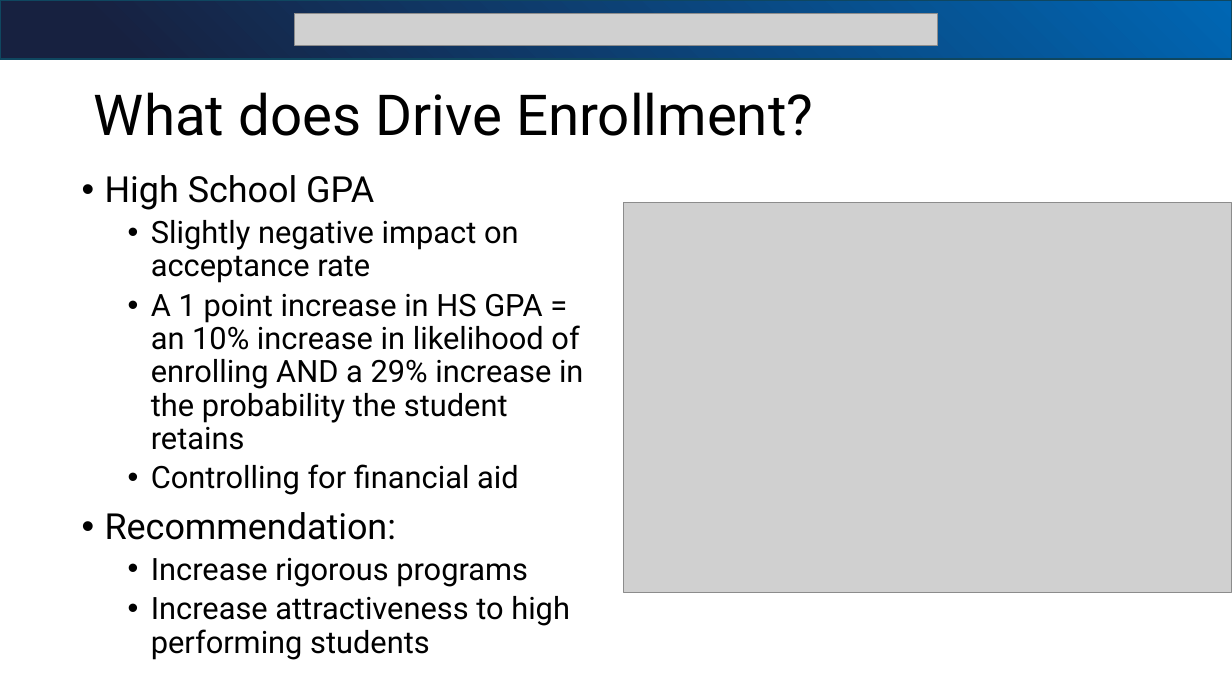
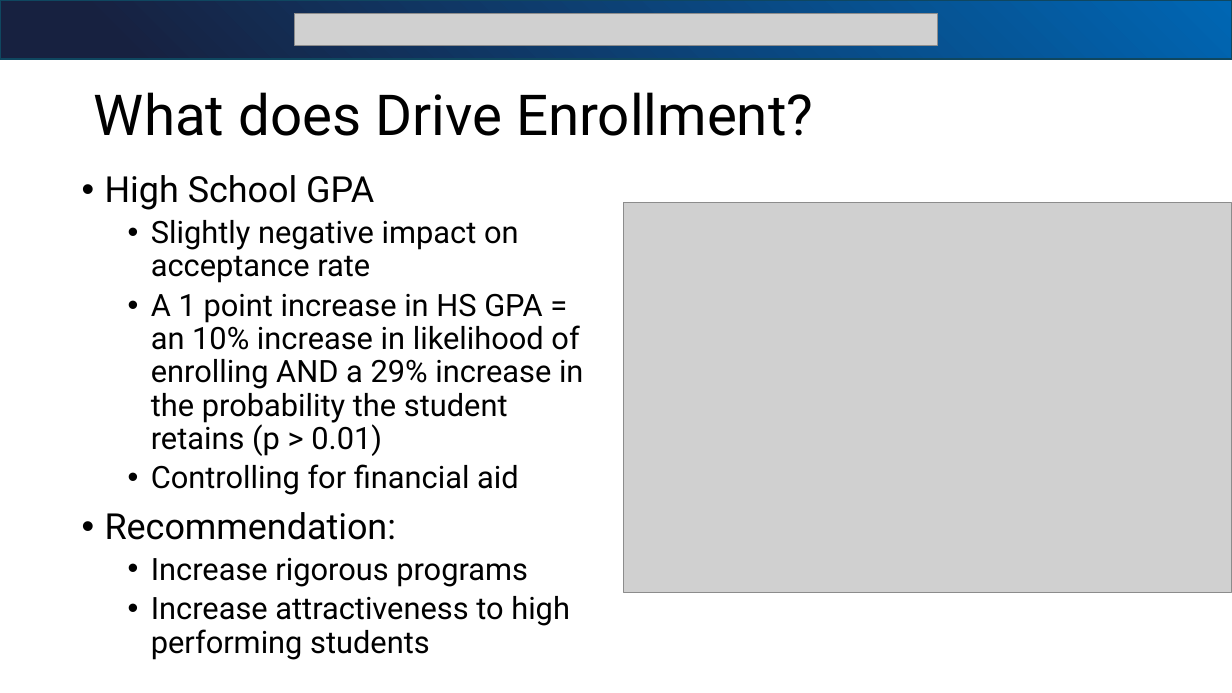
Before and after one commit to bjjefferies/bia_sr_sem_presentation, a slide deck: slide 10 of BIA_SEM_Presentation1.pptx. Drawn at 1232x693 pixels with LibreOffice and Linux fonts; fonts in the diff are those of the drawing; grey boxes stand for pictures. Boxes give left, top, right and bottom in pixels: in the first picture for what was removed or moved away, otherwise in the second. Text is boxed around its words. In the diff, an @@ line names an element or a change of style, - is before the commit and + after.

```diff
--- a/BIA_SEM_Presentation1.pptx
+++ b/BIA_SEM_Presentation1.pptx
@@ text at bbox=[151, 293, 583, 456]: text changed @@
-  • A 1 point increase in HS GPA = an 10% increase in likelihood of enrolling AND a 29% increase in the probability the student retains
+  • A 1 point increase in HS GPA = an 10% increase in likelihood of enrolling AND a 29% increase in the probability the student retains (p > 0.01)
```
Also in this commit, not shown: 1 other slide changed, 1 other file.
